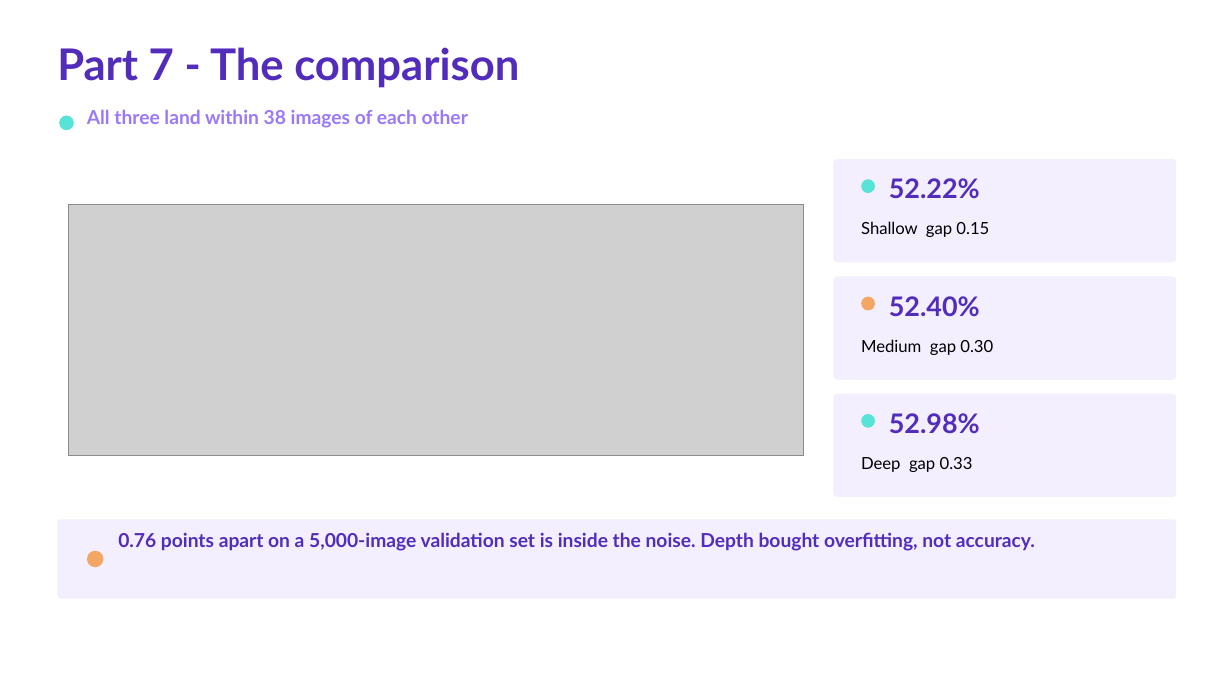
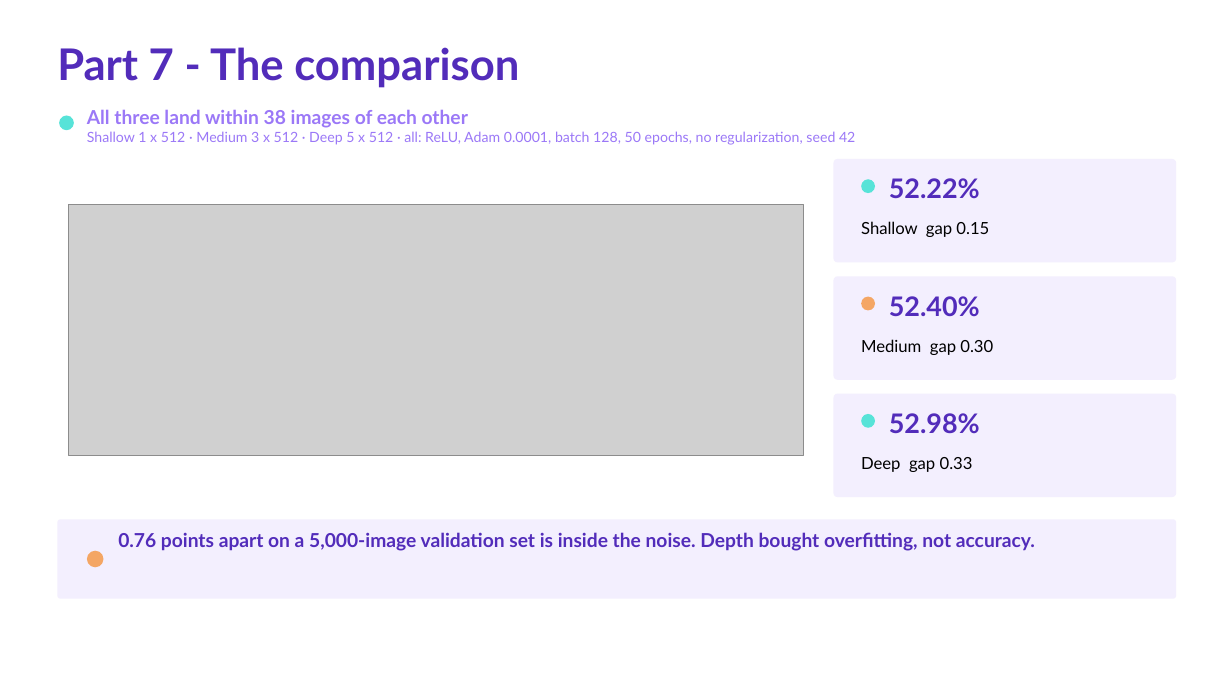
Before and after one commit to khaliddosari/Deep-Learning-Project-Tuwaiq, a slide deck: slide 7 of Docs/Deep Learning Capstone Presentation.pptx. Drawn at 1232x693 pixels with LibreOffice and Linux fonts; fonts in the diff are those of the drawing; grey boxes stand for pictures. Boxes give left, top, right and bottom in pixels: in the first picture for what was removed or moved away, otherwise in the second. Text is boxed around its words. In the diff, an @@ line names an element or a change of style, - is before the commit and + after.

```diff
--- a/Docs/Deep Learning Capstone Presentation.pptx
+++ b/Docs/Deep Learning Capstone Presentation.pptx
@@ text at box(87, 131, 855, 145): paragraph added @@
+Shallow 1 x 512 · Medium 3 x 512 · Deep 5 x 512 · all: ReLU, Adam 0.0001, batch 128, 50 epochs, no regularization, seed 42
```
Also in this commit, not shown: 12 other slides changed, 42 other files.
